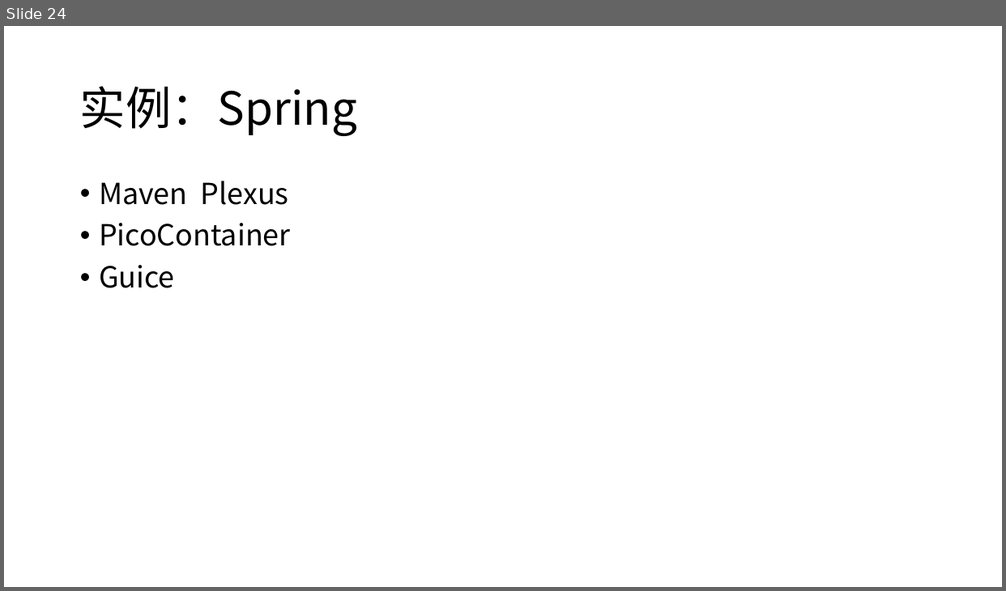
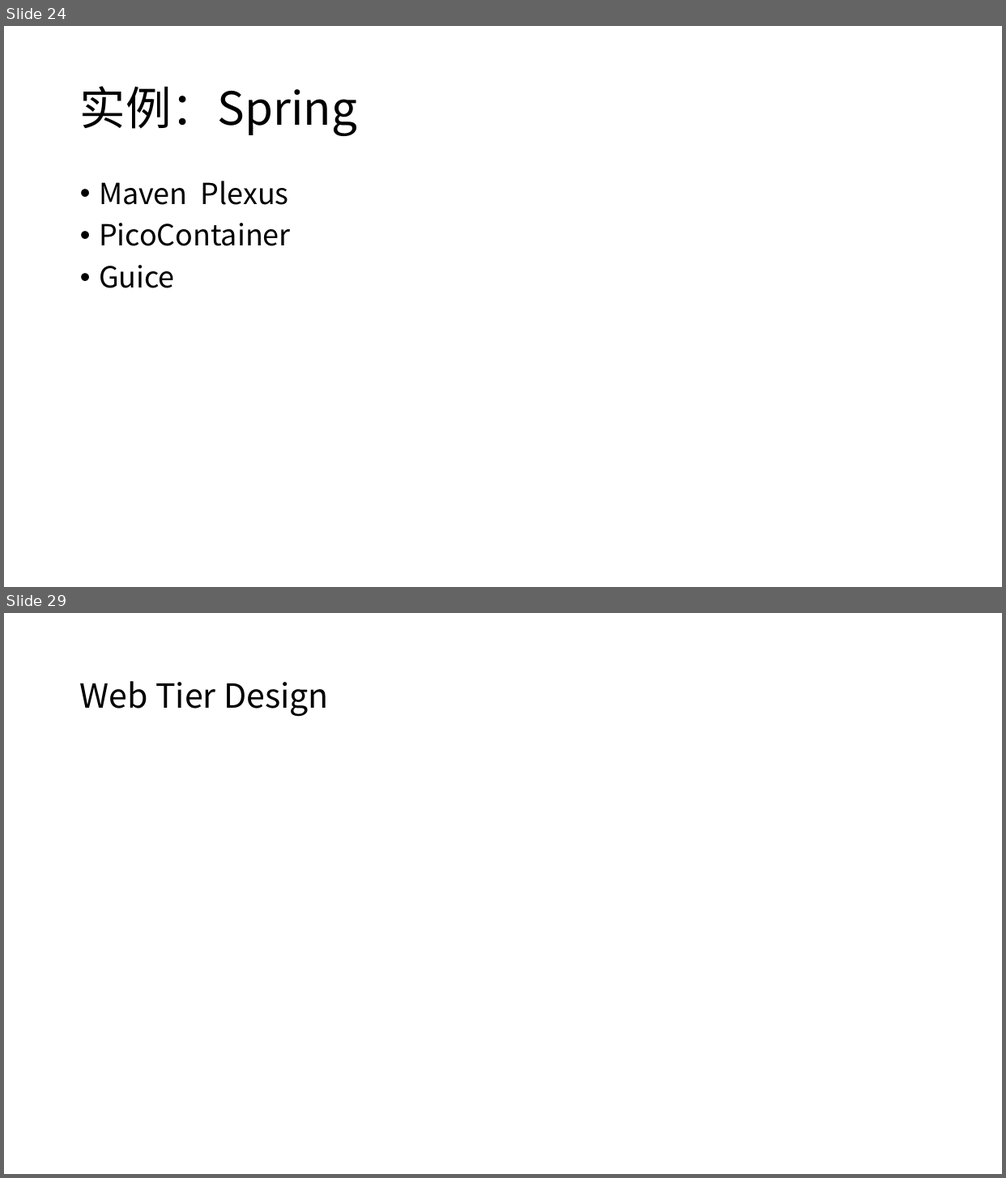
Before and after one commit to xiaozhiliaoo/my-slides, a slide deck: J2EE设计和编码指南.pptx. Shown one above the other, each under a label of ours: slide 24 before the commit, slides 24 and 29 after it; the slides between them are not shown. The pictures are 1006x591 and 1006x1178 pixels, drawn with LibreOffice and Linux fonts; fonts in the diff are those of the drawing. Boxes give left, top, right and bottom in pixels: in the first picture for what was removed or moved away, otherwise in the second. Text is boxed around its words. In the diff, an @@ line names an element or a change of style, - is before the commit and + after.

```diff
--- a/J2EE设计和编码指南.pptx
+++ b/J2EE设计和编码指南.pptx
@@ slide 29 added at box(4, 613, 1002, 1174), background #FFFFFF @@
@@ title added at box(80, 681, 329, 717), 32 pt, text #000000 @@
+Web Tier Design
```
Also in this commit, not shown: 2 slides changed, 5 other slides added, 1 other file.
